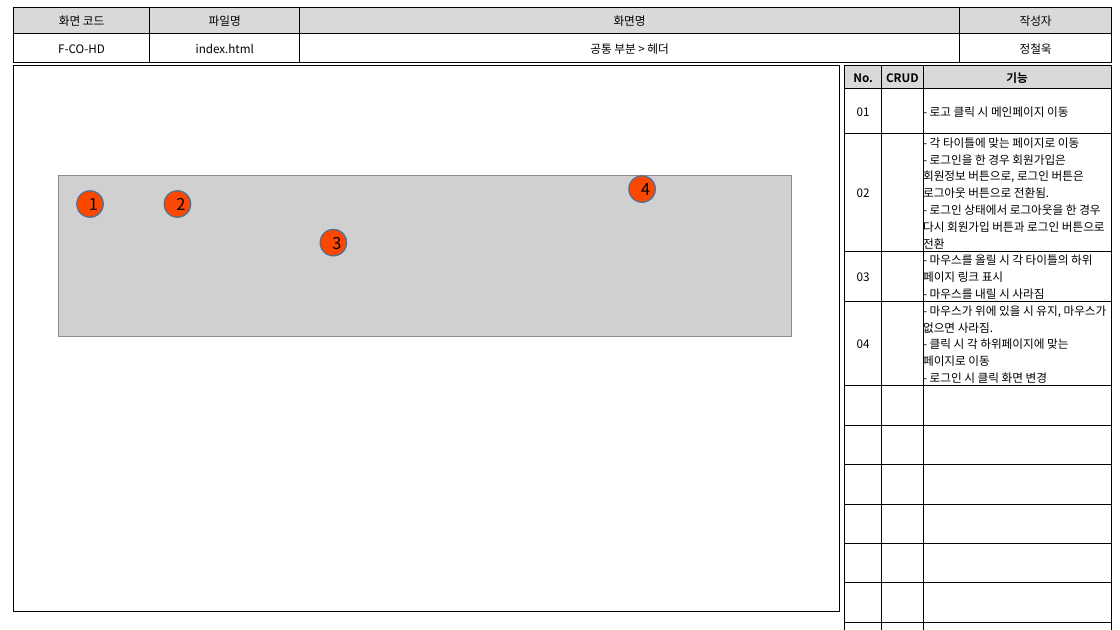
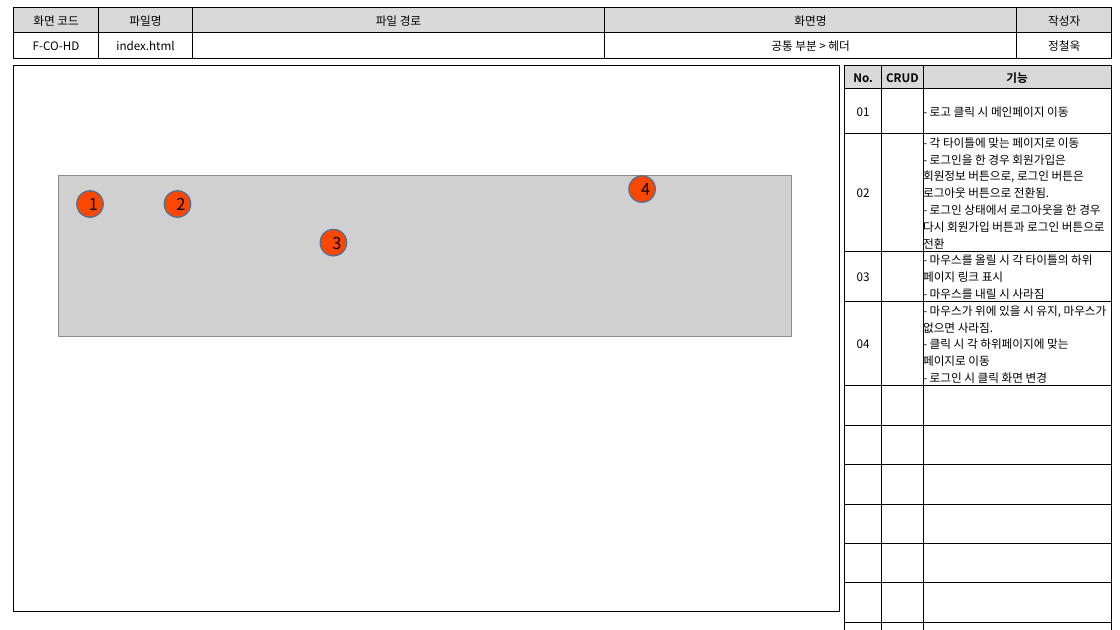
Before and after one commit to index506/cosmo6th_3thGroup, a slide deck: slide 2 of Text/개인문서/3th_Project_화면 설계도(정철욱).pptx. Drawn at 1120x630 pixels with LibreOffice and Linux fonts; fonts in the diff are those of the drawing; grey boxes stand for pictures. Boxes give left, top, right and bottom in pixels: in the first picture for what was removed or moved away, otherwise in the second. Text is boxed around its words. In the diff, an @@ line names an element or a change of style, - is before the commit and + after.

```diff
--- a/Text/개인문서/3th_Project_화면 설계도(정철욱).pptx
+++ b/Text/개인문서/3th_Project_화면 설계도(정철욱).pptx
@@ table at [13, 8, 1113, 55] @@
+column 3: 파일 경로 | 
```
Also in this commit, not shown: 3 other slides changed, 19 slides removed, 1 other file.
